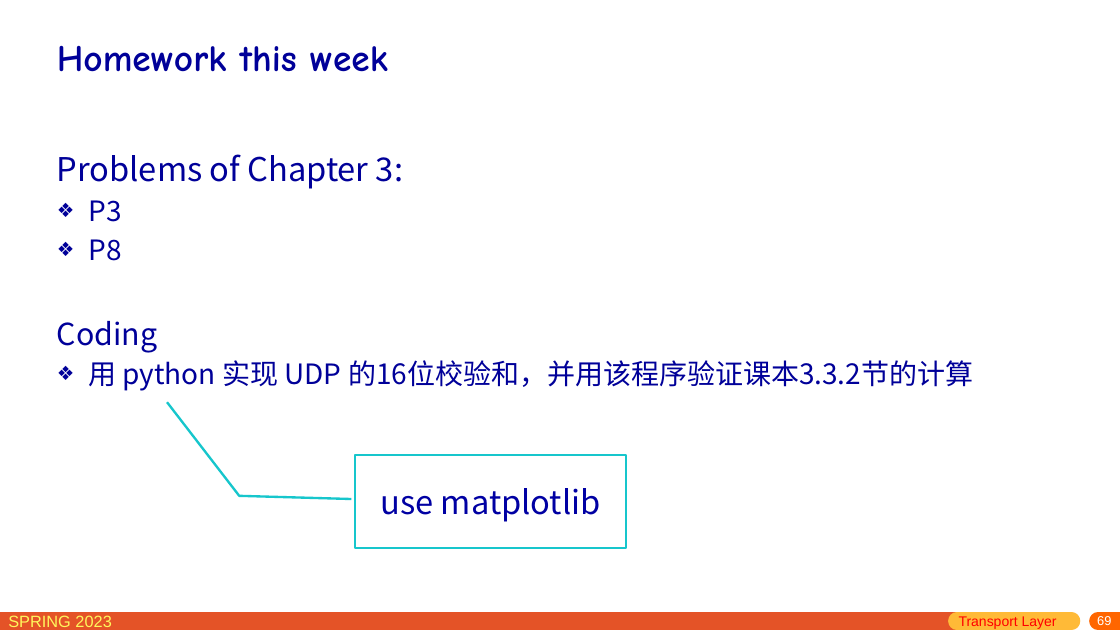
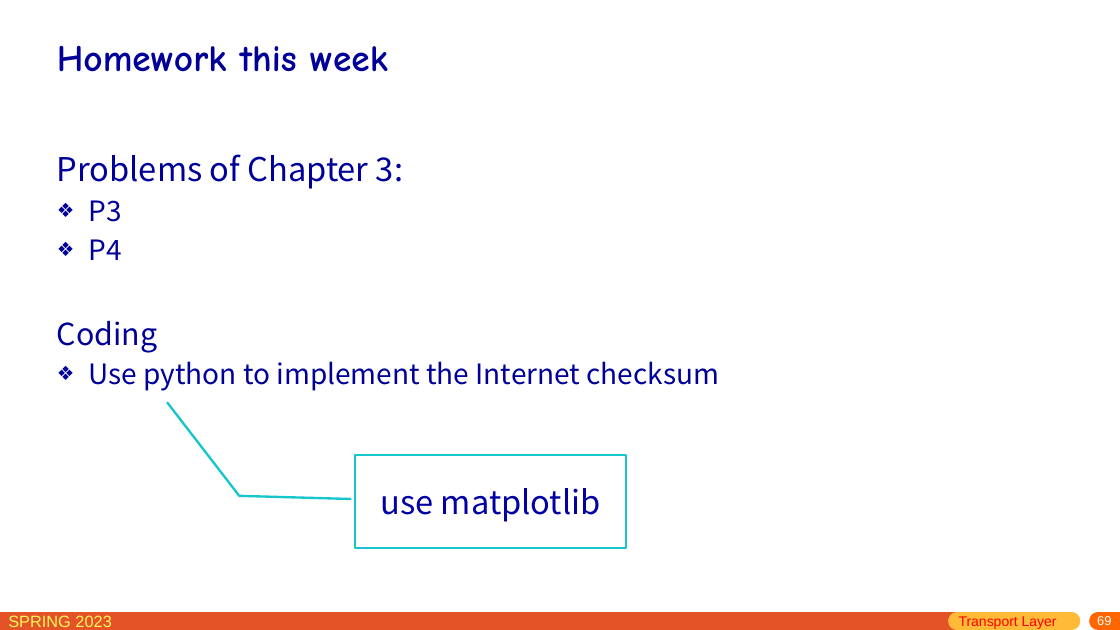
Before and after one commit to network-whu/slides, a slide deck: slide 69 of pptx/chapter3.pptx. Drawn at 1120x630 pixels with LibreOffice and Linux fonts; fonts in the diff are those of the drawing. Boxes give left, top, right and bottom in pixels: in the first picture for what was removed or moved away, otherwise in the second. Text is boxed around its words. In the diff, an @@ line names an element or a change of style, - is before the commit and + after.

Commit message:
week 6

```diff
--- a/pptx/chapter3.pptx
+++ b/pptx/chapter3.pptx
@@ text at bbox=[88, 239, 121, 260]: text changed @@
-❖ P8
+❖ P4
@@ text at bbox=[88, 361, 719, 391]: text changed @@
-❖ 用 python 实现 UDP 的16位校验和，并用该程序验证课本3.3.2节的计算
+❖ Use python to implement the Internet checksum
```
Also in this commit, not shown: 3 other slides changed, 1 other file.
